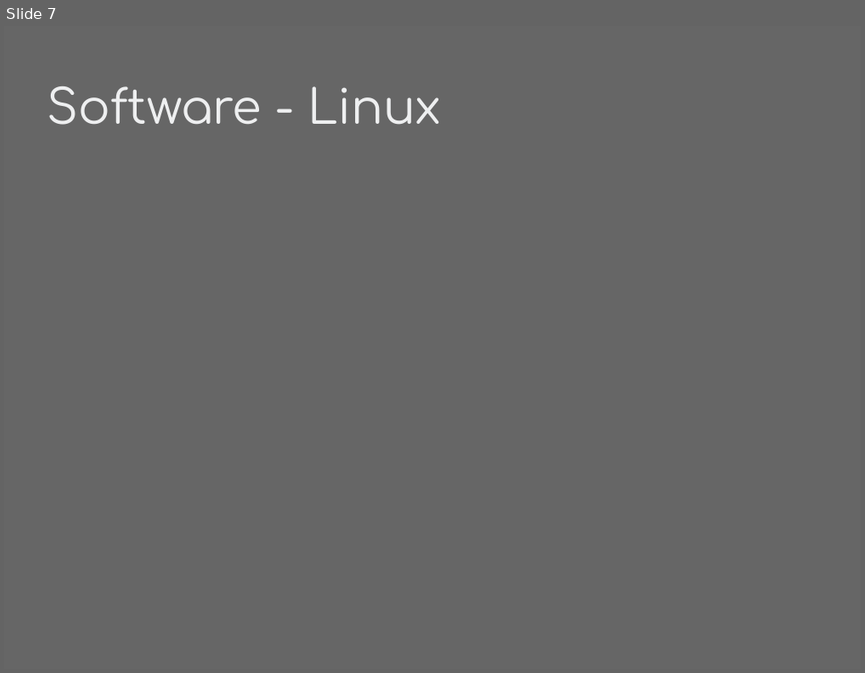
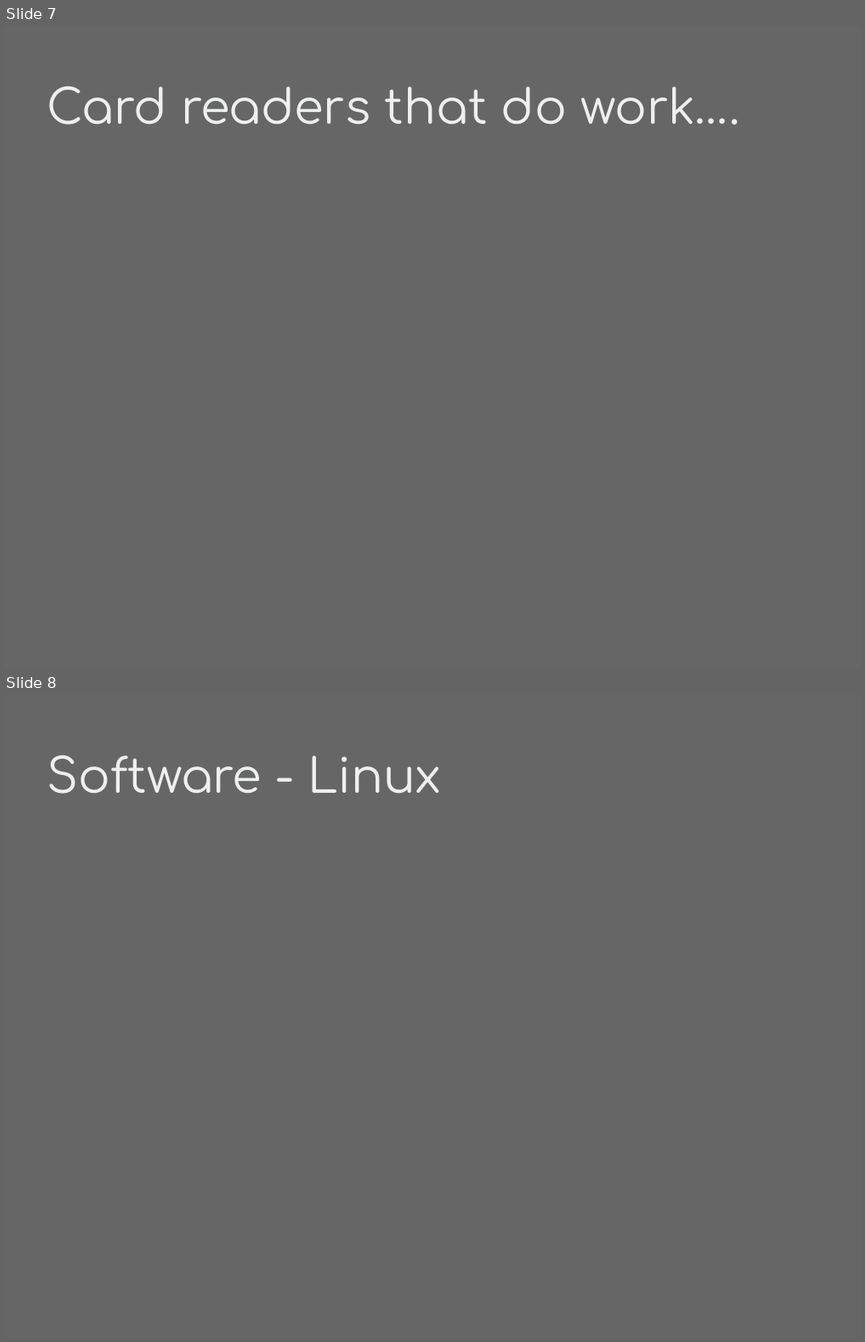
Before and after one commit to phyushin/Breaking_Badge, a slide deck: presentation/sle4442.odp. Shown one above the other, each under a label of ours: slide 7 before the commit, slides 7 and 8 after it. The pictures are 865x673 and 865x1342 pixels, drawn with LibreOffice and Linux fonts; fonts in the diff are those of the drawing. Boxes give left, top, right and bottom in pixels: in the first picture for what was removed or moved away, otherwise in the second. Text is boxed around its words. In the diff, an @@ line names an element or a change of style, - is before the commit and + after.

```diff
--- a/presentation/sle4442.odp
+++ b/presentation/sle4442.odp
@@ slide 7 added at [4,26,861,669], background #666666 @@
@@ title added at [46,86,740,125], 44 pt, text #EEEFF0 @@
+Card readers that do work….
@@ what was slide 7 is now slide 8 @@
```
Also in this commit, not shown: 1 slide changed, 5 other slides added, 7 slides removed.
